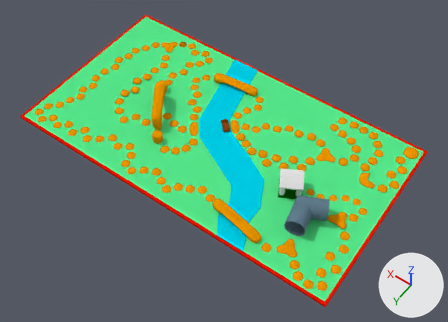
Renders of the Blender file Assets/Models/Board.blend from each side of a commit.
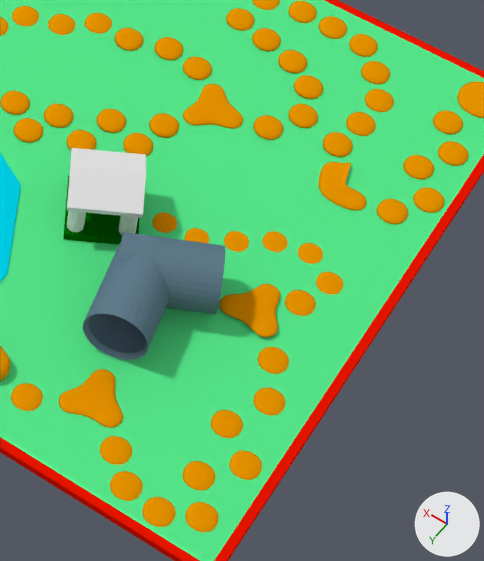
The first picture shows the older version from a 50 mm camera at (-72.4, 126.0, 181.2) aimed at (10.7, 9.7, -1.5). The close-ups show both versions on the part from 58% to 92% of the width and 38% to 93% of the height of that picture; other places that the commit changed are outside them. Every picture has the same lights, and +X, +Y and +Z are marked at lower right.
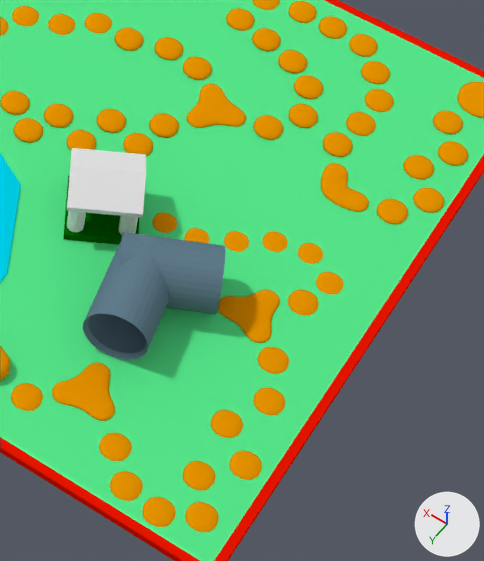
Where the newer file only moved an object's origin or applied its transform, the numbers keep the older frame.

The edits, one by one:
me_cube_149 is used by ob_cube_141; location (-39.8, 12.1, 3.4); rotation (0.0229, 0.0294, -0.577), in degrees (1.3, 1.7, -33); scale (1.57, 1.57, 0.54).
me_cube_149 had 18 vertices, 17 faces and spanned x -1.0..3.78, y -2.84..2.67, z -1.0..1.0.
me_cube_149 now has 18 vertices, 17 faces and spans x -1.25..3.87, y -2.58..2.86, z -1.91..0.69.
me_cube_149 part 1: 18 of 18 vertices moved; they spanned x -1.0..3.78, y -2.84..2.67, z -1.0..1.0 and now span x -1.25..3.87, y -2.58..2.86, z -1.91..0.69; mean shift (-0.13, 0.29, -0.61); largest move (-1.0, 1.0, 1.0) -> (-0.96, 1.66, 0.09).
me_cube_135 has 18 vertices, 17 faces and spans x -1.0..3.78, y -2.84..2.67, z -1.0..1.0.
me_cube_135 is used by ob_cube_131; location (-32.0, 30.8, 3.0); rotation (0.0, 0.0, -0.28), in degrees (0, 0, -16); scale (1.57, 1.57, 0.54).
me_cube_135 part 2: the whole mesh is turned -4.2 degrees about the z axis through its middle, then moved by (0.7, -0.03, 0.0).
me_cube_031 has 18 vertices, 17 faces and spans x -1.0..3.78, y -2.84..2.67, z -1.0..1.0.
me_cube_031 is used by ob_cube_023; location (-22.8, -10.8, 3.0); rotation (0.0, 0.0, 0.0188), in degrees (0, 0, 1.1); scale (1.57, 1.57, 0.54).
me_cube_031 part 3: the whole mesh is turned 8.7 degrees about the z axis through its middle, then moved by (-0.1, -0.08, 0.0).
me_cube_012 is used by ob_cube_007; location (-39.9, -8.6, 3.0); rotation (0.0, 0.0, 0.245), in degrees (0, 0, 14); scale (1.57, 1.57, 0.54).
me_cube_012 had 17 vertices, 15 faces and spanned x -1.0..3.01, y -3.0..1.0, z -1.0..1.0.
me_cube_012 now has 17 vertices, 15 faces and spans x -2.52..1.49, y -2.6..1.4, z -1.0..1.0.
me_cube_012 part 4: the whole mesh is rebuilt.
Object 'Cube.142' (ob_cube_142) moves from (-41.4, 6.9, 2.8) to (-41.6, 6.7, 2.8).
Object 'Cube.132' (ob_cube_132) moves from (-34.6, 33.8, 2.8) to (-34.3, 33.5, 2.8).
Object 'Cube.007' (ob_cube_007) moves from (-39.9, -8.6, 3.0) to (-37.7, -8.7, 3.0).

Boxes (x1, y1, x2, y2) around the edits, measured in the close-ups (484 x 561 px):
'Cube.131', mesh turned
    before: (59, 369, 123, 428)
    after: (52, 362, 115, 421)
'Cube.141', reshaped
    before: (220, 284, 280, 337)
    after: (218, 289, 280, 343)
'Cube.023', mesh turned
    before: (183, 84, 243, 129)
    after: (186, 84, 246, 128)
'Cube.007', reshaped, moved
    before: (319, 162, 366, 211)
    after: (321, 163, 369, 212)
'Cube.132', moved
    before: (100, 436, 132, 465)
    after: (99, 433, 132, 461)
'Cube.142', moved
    before: (285, 290, 316, 316)
    after: (288, 290, 319, 316)
